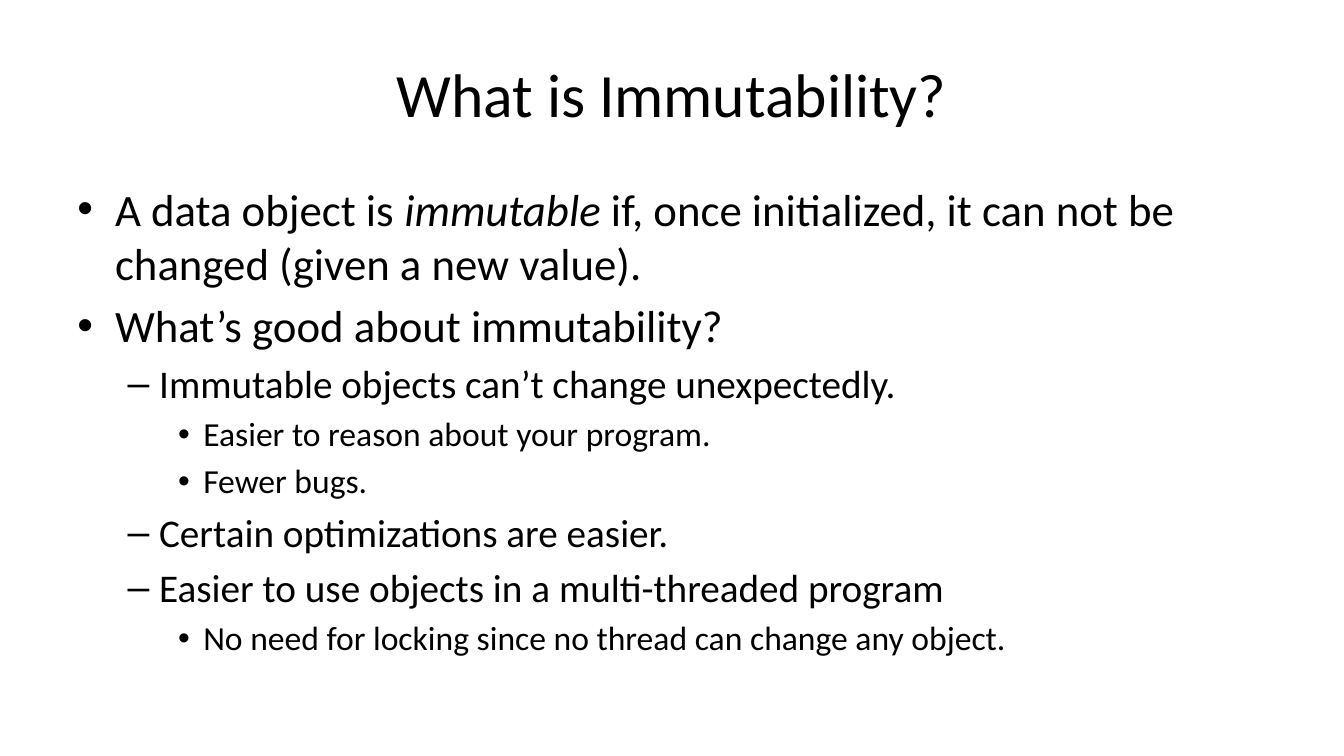
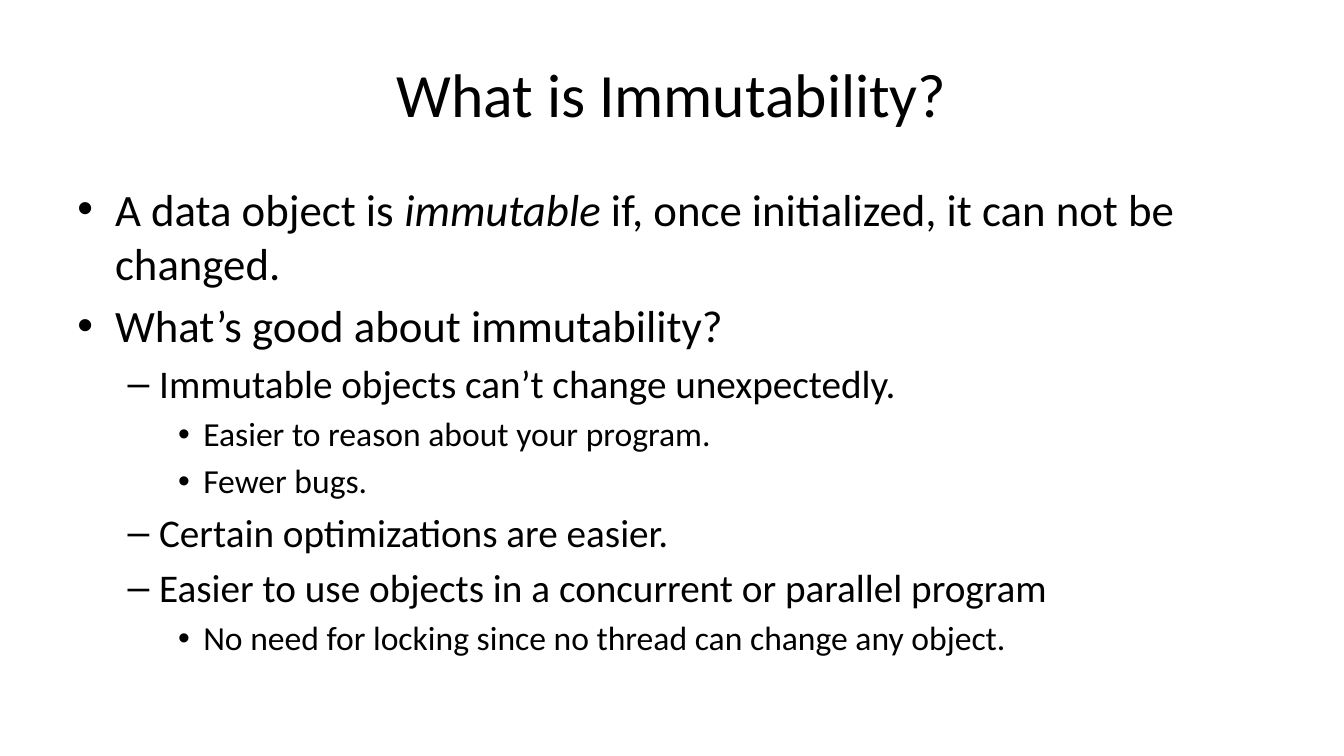
Before and after one commit to pchapin/augusta, a slide deck: slide 2 of tutorials/Scala/presentations/10_Immutability.pptx. Drawn at 1344x756 pixels with LibreOffice and Linux fonts; fonts in the diff are those of the drawing. Boxes give left, top, right and bottom in pixels: in the first picture for what was removed or moved away, otherwise in the second. Text is boxed around its words. In the diff, an @@ line names an element or a change of style, - is before the commit and + after.

```diff
--- a/tutorials/Scala/presentations/10_Immutability.pptx
+++ b/tutorials/Scala/presentations/10_Immutability.pptx
@@ text at <box>115,195,1174,288</box>: text changed @@
-• A data object is immutable if, once initialized, it can not be changed (given a new value).
+• A data object is immutable if, once initialized, it can not be changed.
@@ text at <box>159,574,1047,609</box>: text changed @@
-  – Easier to use objects in a multi-threaded program
+  – Easier to use objects in a concurrent or parallel program
```
Also in this commit, not shown: 8 other slides changed, 2 other files.
